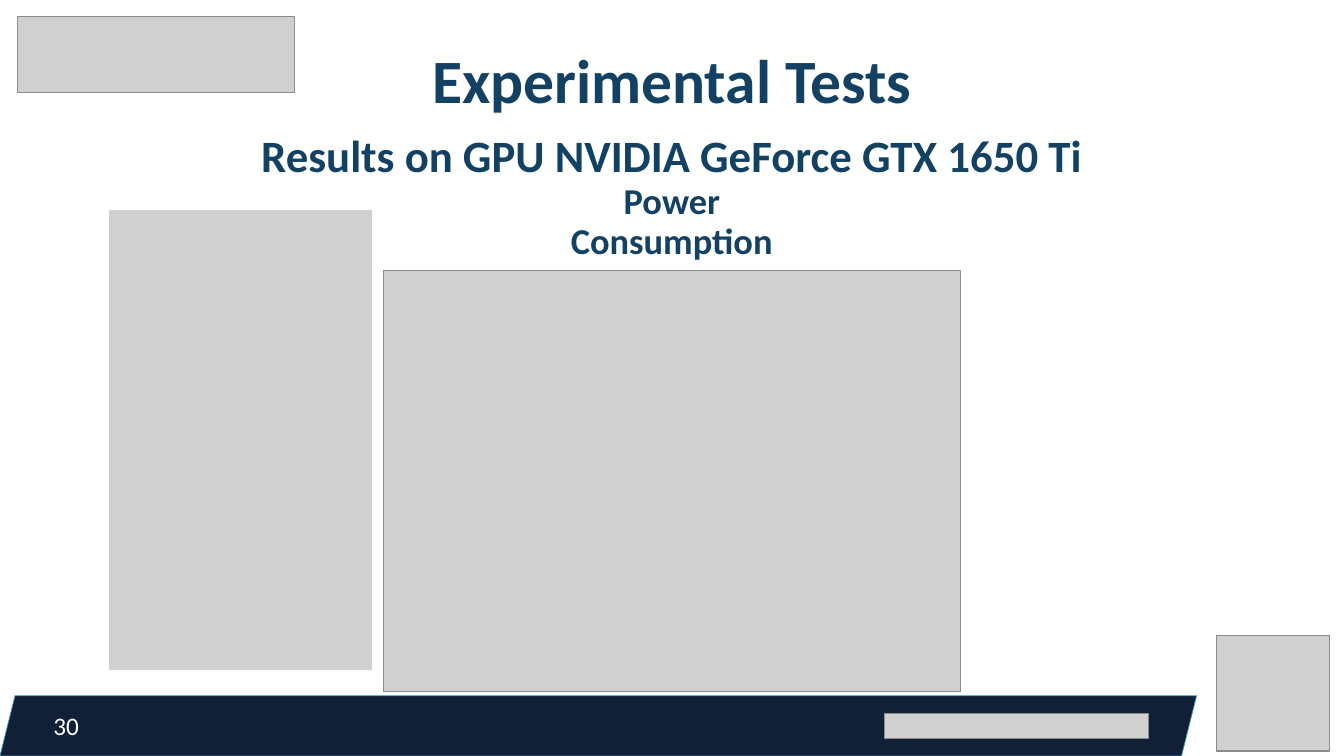
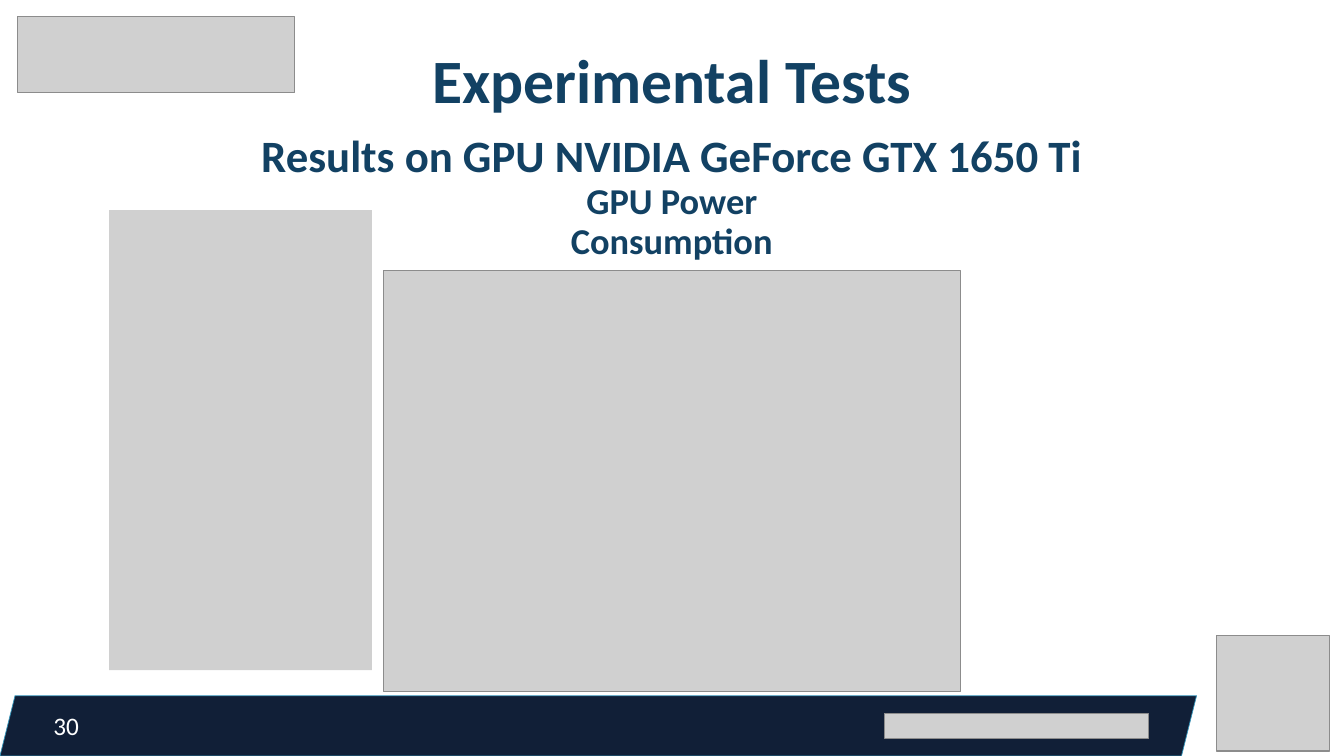
Before and after one commit to federicorossifr/eupilot-cini-mandown, a slide deck: slide 30 of pp_12_01_23.pptx. Drawn at 1344x756 pixels with LibreOffice and Linux fonts; fonts in the diff are those of the drawing; grey boxes stand for pictures. Boxes give left, top, right and bottom in pixels: in the first picture for what was removed or moved away, otherwise in the second. Text is boxed around its words. In the diff, an @@ line names an element or a change of style, - is before the commit and + after.

Commit message:
Update Power Point

```diff
--- a/pp_12_01_23.pptx
+++ b/pp_12_01_23.pptx
@@ text at (571, 190, 773, 260): text changed @@
-Power Consumption
+GPU Power Consumption
```
Also in this commit, not shown: 4 other slides changed, 1 other file.
